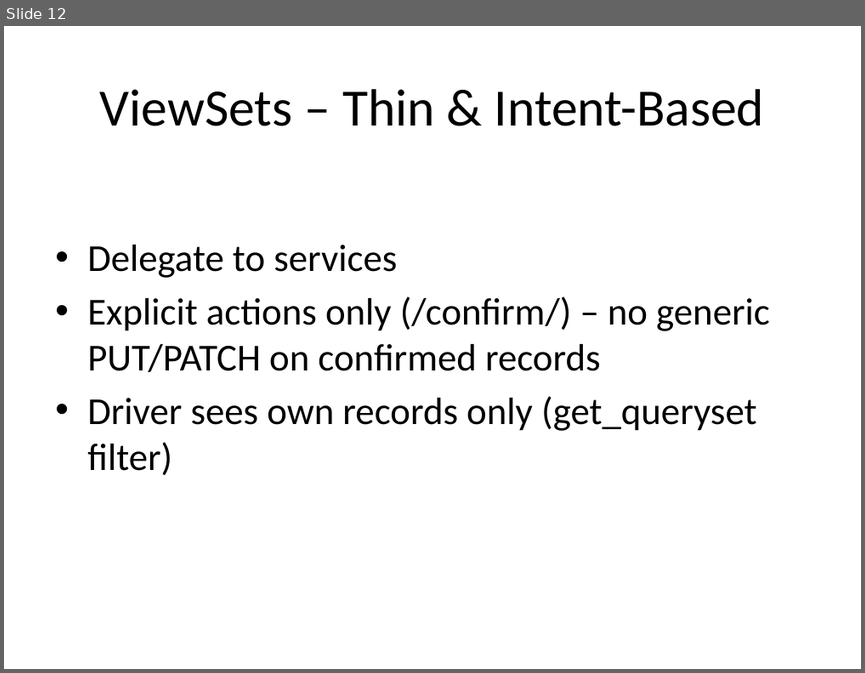
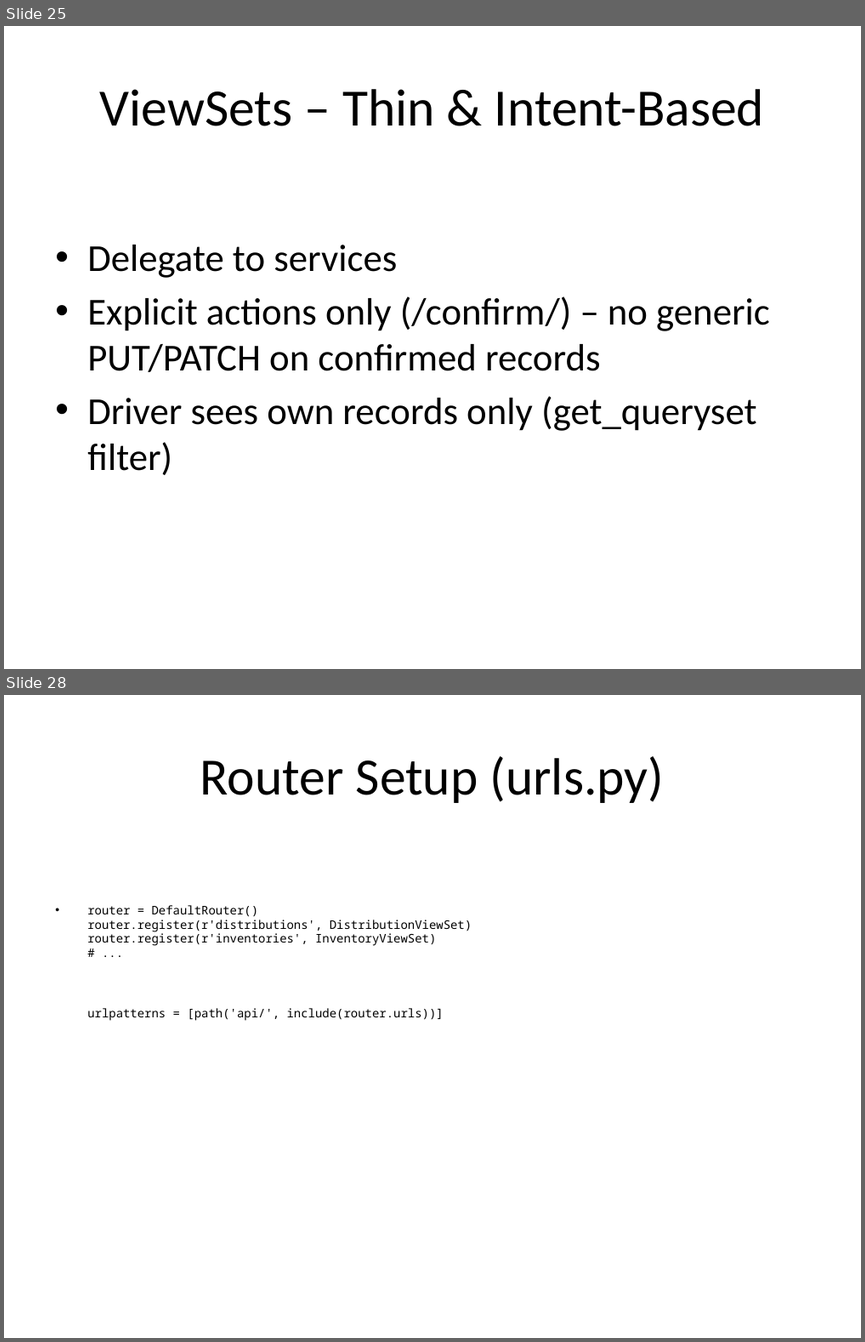
Before and after one commit to seanwhs/ScratchPad, a slide deck: Project-Refill/HSH_LPG_Backend_Walkthrough_Jan2026.pptx. Shown one above the other, each under a label of ours: slide 12 before the commit, slides 25 and 28 after it; the slides between them are not shown. The pictures are 865x673 and 865x1342 pixels, drawn with LibreOffice and Linux fonts; fonts in the diff are those of the drawing. Boxes give left, top, right and bottom in pixels: in the first picture for what was removed or moved away, otherwise in the second. Text is boxed around its words. In the diff, an @@ line names an element or a change of style, - is before the commit and + after.

```diff
--- a/Project-Refill/HSH_LPG_Backend_Walkthrough_Jan2026.pptx
+++ b/Project-Refill/HSH_LPG_Backend_Walkthrough_Jan2026.pptx
@@ slide 28 added at bbox=[4, 695, 861, 1338], background #FFFFFF @@
@@ title added at bbox=[200, 756, 664, 803], 44 pt, text #000000 @@
+Router Setup (urls.py)
@@ text added at bbox=[87, 905, 472, 1021], 10 pt, text #000000 @@
+• router = DefaultRouter()
+  router.register(r'distributions', DistributionViewSet)
+  router.register(r'inventories', InventoryViewSet)
+  # ...
+  urlpatterns = [path('api/', include(router.urls))]
@@ what was slide 12 is now slide 25 @@
```
Also in this commit, not shown: 11 slides changed, 15 other slides added.
